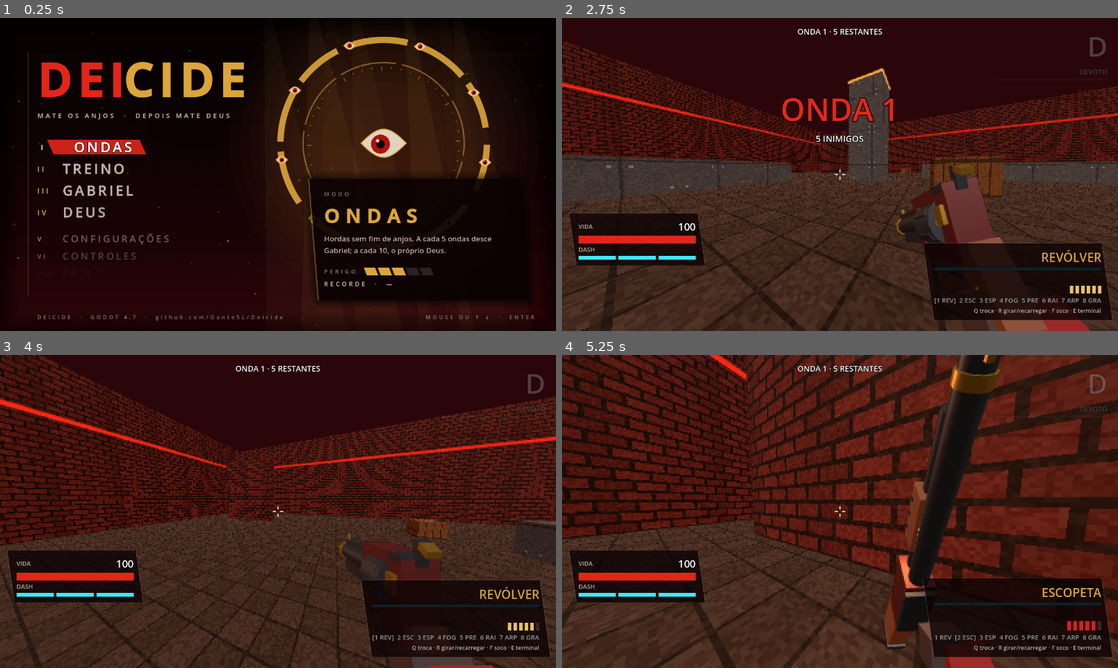
Above: before the commit, frames 1-4 (two rows, left to right).
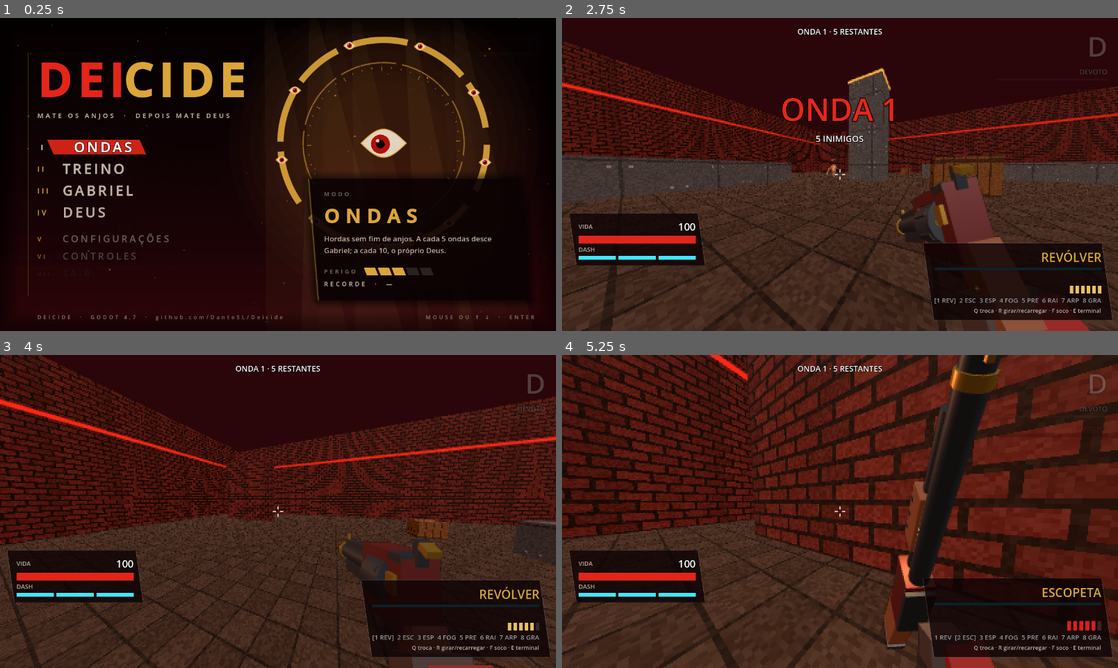
Above: after the commit, the same moments.

Repository: DanteSL/Deicide
Game: Godot game, scene res://main.tscn
Same seed, same stepped clock (60 frames per second), same inputs: the game is played once before the commit and once after it.
Inputs (mouse positions are in pixels of both pictures, inside the frame that each line leads up to):
- Up to frame 1 (0.25 s): no input
- Up to frame 2 (2.75 s): tap Enter at 0.5 s; move the mouse to (962, 158) at 0.52 s; hold D (right) 0.53-1.28 s; hold G (blas) 0.53-1.28 s; click (962, 158) at 0.67 s; tap Space (jump) at 0.77, 1.07, 1.52, 1.82 s; move the mouse to (812, 174) at 1.27 s; hold W (fwd) from 1.28 s (still down); tap Shift (dash) at 1.35 s; move the mouse to (851, 168) at 2.02 s; tap R (inspect) at 2.1 s
- Up to frame 3 (4 s): keep holding W (fwd); move the mouse to (272, 517) at 2.77 s; tap F (punch) at 2.85 s; click (272, 517) at 2.92 s; tap Space (jump) at 3.02, 3.32, 3.77 s; move the mouse to (316, 514) at 3.52 s; tap C (slide) at 3.6 s
- Up to frame 4 (5.25 s): keep holding W (fwd); tap Space (jump) at 4.07, 4.52, 4.82 s; move the mouse to (795, 508) at 4.27 s; tap Q (swap) at 4.35 s; move the mouse to (845, 511) at 5.02 s; hold E (use) from 5.03 s (still down); click (845, 511) at 5.17 s

The runs differ from the first frame. In frame 1, less than 0.1% of the frame differs, in the area x 2-99%, y 0-99%; in frame 2, less than 0.1%; in frame 3, 0.9%; in frame 4, 5.8%, in the area x 0-100%, y 0-100%.

Commit message:
Sala do Trono: sangue procedural novo (respingos, poças irregulares, cantos, cachoeiras)
Co-Authored-By: Claude Opus 5.5 <noreply@anthropic.com>
Claude-Session: https://claude.ai/code/session_01XQta9wH9Q7MkitcZydzUWR

Diff:
--- a/scripts/main.gd
+++ b/scripts/main.gd
@@ -473,9 +473,17 @@
 			player.yaw = atan2(-d.x, -d.z)
 			player.pitch = atan2(d.y, Vector2(d.x, d.z).length()))
 		rth.call(1.8, func(): get_viewport().get_texture().get_image().save_png("/tmp/halo_perto.png"))
+		var poses = [[Vector3(-34, 1.2, -28), Vector3(-46, 10, -34)], [Vector3(30, 1.2, 10), Vector3(20, 0, 22)], [Vector3(-38, 1.2, 0), Vector3(-46, 2, 14)], [Vector3(0, 1.2, 70), Vector3(-9, 4, 84)], [Vector3(36, 1.2, -60), Vector3(46, 0, -82)]]
+		for k in poses.size():
+			rth.call(3.0 + k * .5, func():
+				player.global_position = poses[k][0]
+				var d = poses[k][1] - (poses[k][0] + Vector3(0, 1.6, 0))
+				player.yaw = atan2(-d.x, -d.z)
+				player.pitch = atan2(d.y, Vector2(d.x, d.z).length()))
+			rth.call(3.4 + k * .5, func(): get_viewport().get_texture().get_image().save_png("/tmp/sangue_%d.png" % k))
 		rth.call(2.0, func(): player.global_position = Vector3(0, 1.2, 10); player.yaw = 0.0; player.pitch = .18)
 		rth.call(2.6, func(): get_viewport().get_texture().get_image().save_png("/tmp/halo_longe.png"))
-		rth.call(3.0, func(): get_tree().quit())
+		rth.call(6.0, func(): get_tree().quit())
 		return
 	if m == "trono":
 		start_mode("deus")
--- a/scripts/trono.gd
+++ b/scripts/trono.gd
@@ -22,6 +22,31 @@
 var m_blood_still: ShaderMaterial
 var m_blood_flow: ShaderMaterial
 var m_blood_fall: ShaderMaterial
+var _blood_sh: Shader
+var _bm_cache = {}
+
+## material de sangue (veja o shader: 0 faixa, 1 poça, 2 mancha seca, 3 superfície)
+func bm(mode: int, seed: float, flow := 0.0, stretch := Vector2.ONE) -> ShaderMaterial:
+	var key = "%d/%.2f/%.2f/%s" % [mode, seed, flow, stretch]
+	if _bm_cache.has(key): return _bm_cache[key]
+	var m = ShaderMaterial.new()
+	m.shader = _blood_sh
+	m.set_shader_parameter("mode", mode)
+	m.set_shader_parameter("seed", seed)
+	m.set_shader_parameter("flow", flow)
+	m.set_shader_parameter("stretch", stretch)
+	_bm_cache[key] = m
+	return m
+
+## poça irregular no chão
+func pool(x: float, z: float, r: float, y := .03, sq := 1.0) -> void:
+	var f = flat(Vector3(x, y, z), Vector2(r * 2, r * 2 * sq), bm(1, float(randi() % 9) + .37))
+	f.rotation.y = G.rnd(0, TAU)
+
+## mancha seca com filetes numa parede (normal = direção para fora da parede)
+func stain(p: Vector3, nrm: Vector3, w: float, h: float) -> void:
+	var q = quad(p + nrm * .02, Vector2(w, h), bm(2, float(randi() % 11) + .5))
+	q.rotation = Vector3(0, atan2(nrm.x, nrm.z), 0)
 var m_carpet: StandardMaterial3D
 var door_l: Node3D
 var door_r: Node3D
@@ -47,19 +72,72 @@
 
 const BLOOD_SHADER := """
 shader_type spatial;
-render_mode unshaded, cull_disabled;
-uniform vec4 c1 : source_color = vec4(.32, .0, .015, 1.0);
-uniform vec4 c2 : source_color = vec4(.85, .04, .04, 1.0);
-uniform float speed = 0.0;
-uniform float ripple = 1.0;
-uniform float scale = 1.0;
+render_mode cull_disabled, depth_draw_opaque;
+// sangue procedural: mode 0 = faixa escorrendo, 1 = poça irregular, 2 = mancha seca com filetes, 3 = superfície cheia
+uniform int mode = 1;
+uniform float seed = 0.0;
+uniform float flow = 0.0;
+uniform vec2 stretch = vec2(1.0, 1.0);
+uniform vec4 fresh : source_color = vec4(.50, .015, .025, 1.0);
+uniform vec4 deep : source_color = vec4(.13, .0, .008, 1.0);
+uniform vec4 dried : source_color = vec4(.20, .025, .02, 1.0);
+float hash(vec2 p) { return fract(sin(dot(p, vec2(127.1, 311.7))) * 43758.5453); }
+float noise(vec2 p) {
+	vec2 i = floor(p); vec2 f = fract(p); vec2 u = f * f * (3.0 - 2.0 * f);
+	return mix(mix(hash(i), hash(i + vec2(1.0, 0.0)), u.x), mix(hash(i + vec2(0.0, 1.0)), hash(i + vec2(1.0, 1.0)), u.x), u.y);
+}
+float fbm(vec2 p) { float v = 0.0; float a = .5; for (int i = 0; i < 5; i++) { v += a * noise(p); p *= 2.03; a *= .5; } return v; }
 void fragment() {
-	vec2 uv = UV * scale;
-	float w = sin(uv.x * 23.0 + sin(uv.y * 7.0 + TIME * 1.3) * 2.0) * .5 + .5;
-	float s = fract(uv.y * 2.5 - TIME * speed + w * .35);
-	float r = sin(length(uv - .5) * 40.0 * ripple - TIME * 2.0) * .5 + .5;
-	float k = speed > 0.0 ? smoothstep(.55, 1.0, s) * (.5 + .5 * w) : r * .35 * ripple;
-	ALBEDO = mix(c1.rgb, c2.rgb, k);
+	vec2 uv = UV;
+	vec2 q = (uv - .5) * 2.0;
+	float m = 1.0;
+	float thick = 1.0;
+	if (mode == 1) {
+		float r = length(q);
+		float edge = .55 + .45 * fbm(q * 1.8 + seed);
+		m = step(r, edge);
+		float drops = step(.80, fbm(uv * 11.0 + seed * 3.7)) * step(r, 1.0);
+		m = max(m, drops);
+		thick = smoothstep(edge, 0.0, r);
+	} else if (mode == 0) {
+		float w = .62 + .38 * fbm(vec2(uv.y * 3.0 * stretch.y + seed, TIME * .25 + seed));
+		m = step(abs(uv.x - .5) * 2.0, w);
+		thick = 1.0 - abs(uv.x - .5) * 2.0 / max(w, .01);
+	} else if (mode == 2) {
+		// respingo: mancha irregular em cima, respingos em volta e filetes escorrendo dela
+		vec2 c = (uv - vec2(.5, .27)) * vec2(1.0, 1.5);
+		float edge = .30 + .22 * fbm(uv * 4.0 + seed);
+		float blot = step(length(c), edge);
+		float spk = step(.74, fbm(uv * 15.0 + seed * 2.0)) * step(uv.y, .6) * step(length(c), .62);
+		float cols = 6.0;
+		float colx = floor(uv.x * cols);
+		float has = step(.25, hash(vec2(colx, seed + 3.0)));
+		float x0 = abs(fract(uv.x * cols) - .5);
+		float wdt = .12 + .2 * hash(vec2(colx + 7.0, seed));
+		float st = .3;
+		float len = st + (1.0 - st) * (.2 + .8 * hash(vec2(colx, seed)));
+		float tp = mix(1.0, .5, clamp((uv.y - st) / max(len - st, .01), 0.0, 1.0));
+		float run = has * step(x0, wdt * tp) * step(uv.y, len) * step(st - .05, uv.y);
+		float head = has * step(length(vec2(x0, (uv.y - len) * cols * .55)), wdt * 1.3);
+		float inx = step(abs(uv.x - .5), edge * .9);
+		m = max(max(blot, spk), max(run, head) * inx);
+		thick = .45;
+	}
+	if (m < .5) discard;
+	vec2 fuv = uv * stretch + vec2(0.0, -TIME * flow);
+	float n = fbm(fuv * 4.0 + seed);
+	float n2 = fbm(fuv * 13.0 - seed);
+	vec3 col = mix(fresh.rgb, deep.rgb, clamp(thick * .75 + n * .45 - .15, 0.0, 1.0));
+	if (mode == 2) col = mix(fresh.rgb * .85, dried.rgb, clamp(.25 + n * .55, 0.0, 1.0));
+	ALBEDO = col;
+	ROUGHNESS = mode == 2 ? .3 : .06 + n2 * .12;
+	SPECULAR = mode == 2 ? .5 : .85;
+	float e = .02;
+	float hx = fbm(fuv * 8.0 + vec2(e, 0.0)) - fbm(fuv * 8.0 - vec2(e, 0.0));
+	float hy = fbm(fuv * 8.0 + vec2(0.0, e)) - fbm(fuv * 8.0 - vec2(0.0, e));
+	NORMAL_MAP = normalize(vec3(-hx * 5.0, -hy * 5.0, 1.0)) * .5 + .5;
+	NORMAL_MAP_DEPTH = mode == 2 ? .2 : .8;
+	EMISSION = fresh.rgb * (mode == 2 ? .0 : .06);
 }
 """
 
@@ -96,15 +174,11 @@
 	m_gold_dark = m_gold.duplicate()
 	m_gold_dark.albedo_color = Color("9a7428")
 	m_gold_dark.emission = Color("2a1a04")
-	var sh = Shader.new()
-	sh.code = BLOOD_SHADER
-	m_blood_still = ShaderMaterial.new(); m_blood_still.shader = sh
-	m_blood_flow = ShaderMaterial.new(); m_blood_flow.shader = sh
-	m_blood_flow.set_shader_parameter("speed", .45)
-	m_blood_flow.set_shader_parameter("scale", 4.0)
-	m_blood_fall = ShaderMaterial.new(); m_blood_fall.shader = sh
-	m_blood_fall.set_shader_parameter("speed", 1.6)
-	m_blood_fall.set_shader_parameter("scale", 3.0)
+	_blood_sh = Shader.new()
+	_blood_sh.code = BLOOD_SHADER
+	m_blood_still = bm(3, 1.0)
+	m_blood_flow = bm(0, 2.0, .35, Vector2(1, 10))
+	m_blood_fall = bm(0, 3.0, 1.3, Vector2(1, 3))
 	m_carpet = StandardMaterial3D.new()
 	m_carpet.albedo_color = Color("5a0610")
 	m_carpet.roughness = .9
@@ -270,10 +344,22 @@
 	ring.position = Vector3(0, .02, 0)
 	add_child(ring)
 	# poças de sangue espalhadas
-	for p in [[-12, 8, 3.2], [14, -6, 2.4], [-30, -30, 4.0], [31, 30, 3.0], [-8, -34, 2.2], [20, 38, 2.6], [-34, 10, 2.0], [9, 24, 1.6]]:
-		var d = disc(Vector3(p[0], .03, p[1]), p[2], m_blood_still)
-		d.scale = Vector3(1, 1, G.rnd(.6, 1.0))
-		d.rotation.y = G.rnd(0, PI)
+	seed(7)
+	for p in [[-12, 8, 3.6], [14, -6, 2.8], [-30, -30, 4.4], [31, 30, 3.4], [-8, -34, 2.6], [20, 38, 3.0], [-34, 10, 2.4], [9, 24, 2.0], [-18, 30, 1.6], [27, -36, 2.2], [5, -20, 1.4], [-22, -8, 1.8]]:
+		pool(p[0], p[1], p[2], .03 + randf() * .01)
+	# sangue acumulado nos cantos e no rodapé
+	for c in [[-43.5, -81.5], [43.5, -81.5], [-43.5, 43.5], [43.5, 43.5]]:
+		pool(c[0], c[1], 4.5, .035, .8)
+	for z in range(-74, 42, 9):
+		for sx in [-1, 1]:
+			if randf() < .55: pool(sx * 44.6, z + randf() * 4, G.rnd(1.2, 2.6), .036, .5)
+	# manchas e escorridos nas paredes
+	for i in 22:
+		var sx = -1 if i % 2 == 0 else 1
+		var z = G.rnd(-80, 42)
+		stain(Vector3(sx * 45.85, G.rnd(5, 18), z), Vector3(-sx, 0, 0), G.rnd(4.0, 7.5), G.rnd(6, 11))
+	for i in 6:
+		stain(Vector3(G.rnd(-40, 40), G.rnd(5, 16), -83.85), Vector3(0, 0, 1), G.rnd(4, 7.5), G.rnd(6, 11))
 	# rosácea no alto da parede norte
 	var rz = -83.8
 	var win_c = Vector3(0, 33, rz)
@@ -318,8 +404,14 @@
 		blk(8.9, y, 80, .2, 1, 64, m_gold, false)
 	# canaletas de sangue correndo em direção ao portão
 	for sx in [-1, 1]:
-		var f = flat(Vector3(sx * 8.2, .04, 80), Vector2(1.2, 64), m_blood_flow)
+		blk(sx * 8.2, -.02, 80, 1.6, .1, 64, m_gold_dark, false)
+		var f = flat(Vector3(sx * 8.2, .1, 80), Vector2(1.3, 64), bm(0, 4.0 + sx, .25, Vector2(1, 30)))
 		f.rotation.y = PI
+	seed(11)
+	for i in 10:
+		var sx = -1 if i % 2 == 0 else 1
+		stain(Vector3(sx * 8.95, G.rnd(4, 13), G.rnd(52, 110)), Vector3(-sx, 0, 0), G.rnd(3.0, 5.0), G.rnd(5, 8))
+	for i in 5: pool(G.rnd(-6, 6), G.rnd(54, 108), G.rnd(.8, 1.8), .07)
 	blk(0, 0, 80, 7, .06, 65, m_carpet, false)
 	for sx in [-1, 1]:
 		blk(sx * 3.7, 0, 80, .4, .08, 65, m_gold, false)
@@ -449,7 +541,7 @@
 	var L = sqrt(ALTAR_TOP * ALTAR_TOP + run * run)
 	var riv = quad(Vector3(0, ALTAR_TOP * .5 + .12, -46.0 - run * .5), Vector2(3.4, L + .6), m_blood_fall)
 	riv.rotation = Vector3(atan2(-run, ALTAR_TOP), 0, 0)
-	disc(Vector3(0, .04, -43), 5.5, m_blood_still).scale = Vector3(1, 1, .6)
+	pool(0, -43.5, 5.5, .04, .6)
 	# trono
 	var tz = -71.0
 	blk(0, ALTAR_TOP, tz + 2, 10, 3.2, 7, m_gold)
@@ -527,11 +619,13 @@
 	var wx = side * 45.85
 	# boca dourada de onde jorra
 	blk(side * 45.2, 30.5, z, 1.6, 1.8, 3.0, m_gold, false)
-	var f = quad(Vector3(side * 45.7, 15.4, z), Vector2(2.2, 30.4), m_blood_fall, Vector3(0, -side * PI / 2, 0))
+	stain(Vector3(side * 45.85, 21, z), Vector3(-side, 0, 0), 7.0, 20)
+	var f = quad(Vector3(side * 45.6, 15.4, z), Vector2(3.0, 30.4), bm(0, 5.0 + z * .01, 1.3, Vector2(1, 3)), Vector3(0, -side * PI / 2, 0))
 	f.rotation = Vector3(0, -side * PI / 2, 0)
+	pool(side * 42.0, z, 2.2, .04, .7)
 	# calha no chão
 	blk(side * 44.2, 0, z, 3.0, .8, 4.6, m_gold)
-	flat(Vector3(side * 44.2, .82, z), Vector2(2.6, 4.2), m_blood_flow)
+	flat(Vector3(side * 44.2, .82, z), Vector2(2.6, 4.2), m_blood_still)
 	var pt = CPUParticles3D.new()
 	pt.amount = 24; pt.lifetime = .6
 	pt.direction = Vector3(-side, 1.5, 0); pt.spread = 40
